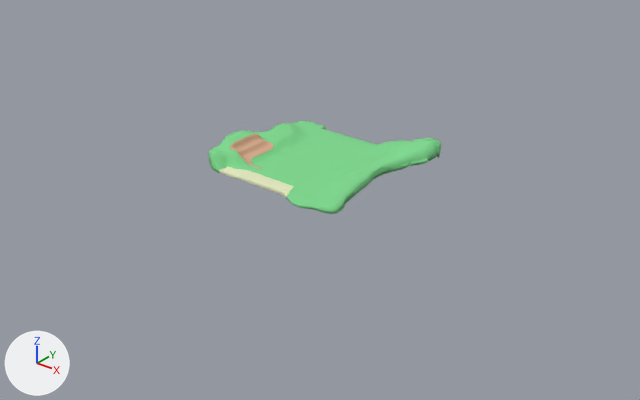
A saved change to the glTF model web/public/models/floors/Island.glb.
Rendered twice from a camera (50 mm lens) standing at (484.0, -601.0, 331.0) and looking at (13.0, -13.0, -33.0). Arrows for +X, +Y and +Z are at lower left; the lights stay in place. Where no turn or scale is listed for an object, it has been applied to the vertices. Vertices at the same position are counted once.

Names of what the first picture shows: 'Island'.
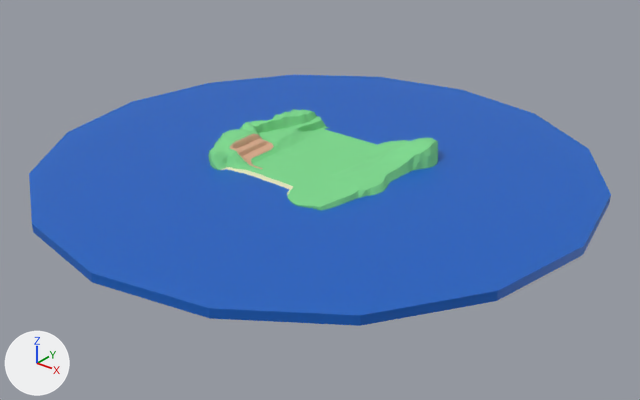
Where the newer file only moved an object's origin or applied its transform, the numbers keep the older frame.

The change, as a diff of the scene's bpy script:
```diff
--- a/web/public/models/floors/Island.glb.py
+++ b/web/public/models/floors/Island.glb.py
@@ mat_water @@
+mat_water = principled_material('Water')
+mat_water.base_color = (0.013, 0.187, 0.801)  # blue #1e78e7
+mat_water.ior = 1.45
+mat_water.transmission_weight = 0.352
@@ me_plane_290 @@
 # used by ob_island; location = (0.2, 1.2, -2.7)
-me_plane_290.from_pydata(...)  # 7603 vertices, 15228 faces; spans x -89.0..90.0, y -87.0..89.0, z -2.0..20.0
+me_plane_290.from_pydata(...)  # 7285 vertices, 14568 faces; spans x -99.0..92.0, y -87.0..89.0, z -1.0..22.0
+# me_plane_290 part 1: 804 vertices moved from x 17.0..87.0, y -87.0..88.0, z 0.0..20.0 to x 16.0..90.0, y -87.0..88.0, z 0.0..20.0; 749 vertices removed from x 27.0..90.0, y -82.0..88.0, z -1.0..20.0; 430 vertices added at x 28.0..92.0, y -82.0..88.0, z 0.0..20.0
+# me_plane_290 part 2: 399 vertices moved from x -89.0..-36.0, y -76.0..77.0, z -2.0..19.0 to x -98.0..-36.0, y -77.0..77.0, z -1.0..22.0; 535 vertices removed from x -88.0..-44.0, y -56.0..77.0, z -1.0..18.0; 536 vertices added at x -99.0..-38.0, y -60.0..77.0, z -1.0..21.0
 me_plane_290.materials.append(mat_land)
@@ me_circle @@
+me_circle.from_pydata(...)  # a 16-sided cylinder along z spanning x -266.0..266.0, y -266.0..266.0, z -9.0..-1.0
+me_circle.materials.append(mat_water)  # blue #1e78e7
@@ ob_ocean @@
+ob_ocean = bpy.data.objects.new('Ocean', me_circle)
+ob_ocean.location = (0.0, 0.0, 0.0)
```

What differs and where, as boxes (x1, y1, x2, y2) in the pictures (640 x 400 px; the box of a moved part takes in the faces that stretch with it):
'Ocean', added (blue): after (29, 75, 611, 326)
'Island', reshaped (10% taller): before (208, 121, 441, 214); after (208, 109, 438, 211)
part 1 of me_plane_290, moved or reshaped: before (284, 138, 441, 214); after (285, 138, 438, 211)
part 2 of me_plane_290, moved or reshaped: before (209, 121, 326, 174); after (208, 109, 329, 173)
